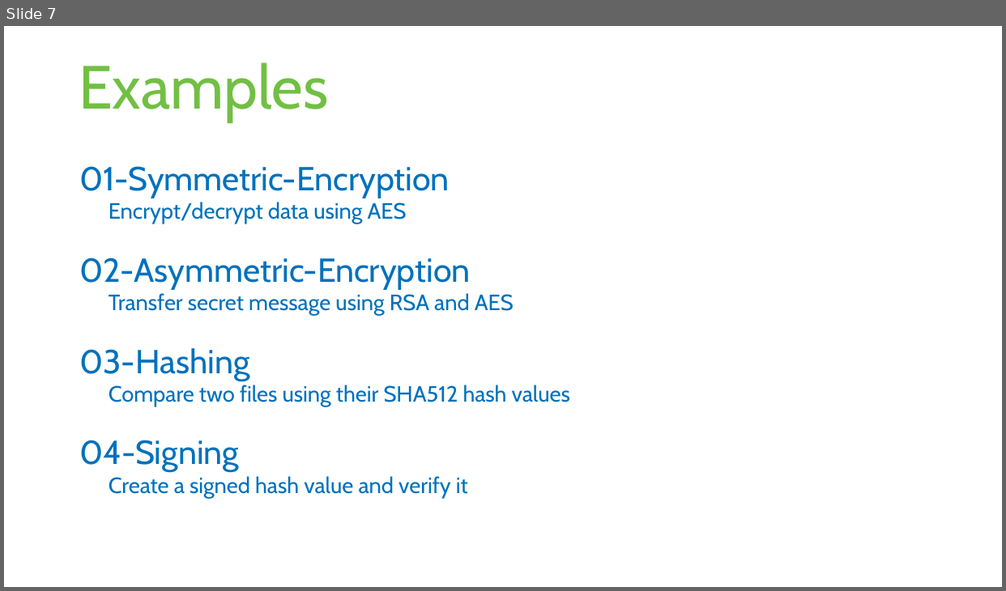
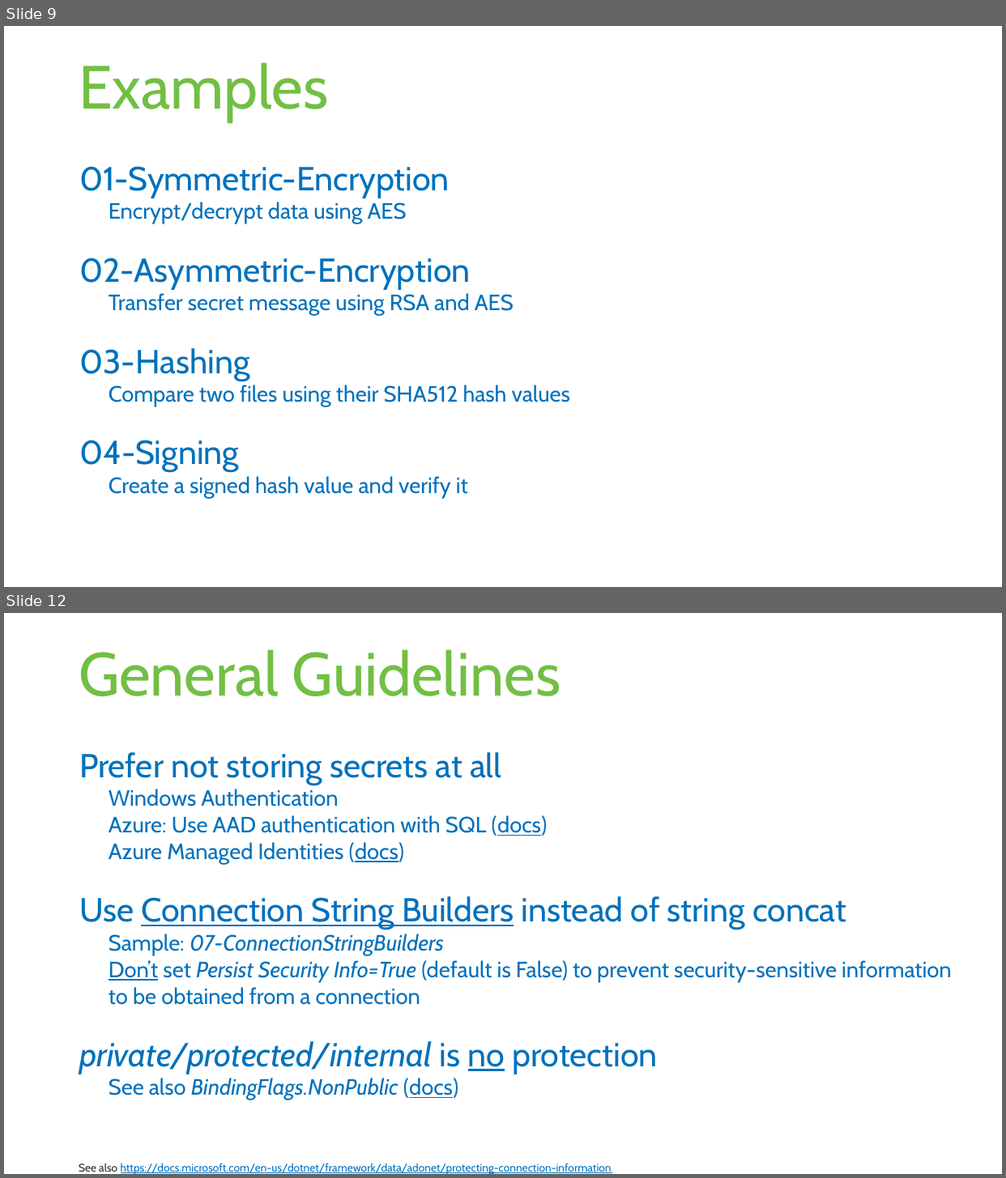
Before and after one commit to rstropek/SecureCodingDotNet, a slide deck: Slides/Secure-Coding-Dot-Net.pptx. Shown one above the other, each under a label of ours: slide 7 before the commit, slides 9 and 12 after it; the slides between them are not shown. The pictures are 1006x591 and 1006x1178 pixels, drawn with LibreOffice and Linux fonts; fonts in the diff are those of the drawing. Boxes give left, top, right and bottom in pixels: in the first picture for what was removed or moved away, otherwise in the second. Text is boxed around its words. In the diff, an @@ line names an element or a change of style, - is before the commit and + after.

```diff
--- a/Slides/Secure-Coding-Dot-Net.pptx
+++ b/Slides/Secure-Coding-Dot-Net.pptx
@@ slide 12 added at (4,613,1002,1174), background #FFFFFF @@
@@ title added at (79,649,560,696), 44 pt, text #72BF44 @@
+General Guidelines
@@ text added at (79,752,951,1101), 16 pt, text #0071BC @@
+Prefer not storing secrets at all
+  Windows Authentication
+  Azure: Use AAD authentication with SQL (docs)
+  Azure Managed Identities (docs)
+Use Connection String Builders instead of string concat
+  Sample: 07-ConnectionStringBuilders
+  Don’t set Persist Security Info=True (default is False) to prevent security-sensitive information to be obtained from a connection
+private/protected/internal is no protection
+  See also BindingFlags.NonPublic (docs)
@@ text added at (79,1163,612,1174), 8 pt, text #0070C0, underline @@
+See also https://docs.microsoft.com/en-us/dotnet/framework/data/adonet/protecting-connection-information
@@ what was slide 7 is now slide 9 @@
```
Also in this commit, not shown: 2 slides changed, 7 other slides added, 1 slide removed, 17 other files.
